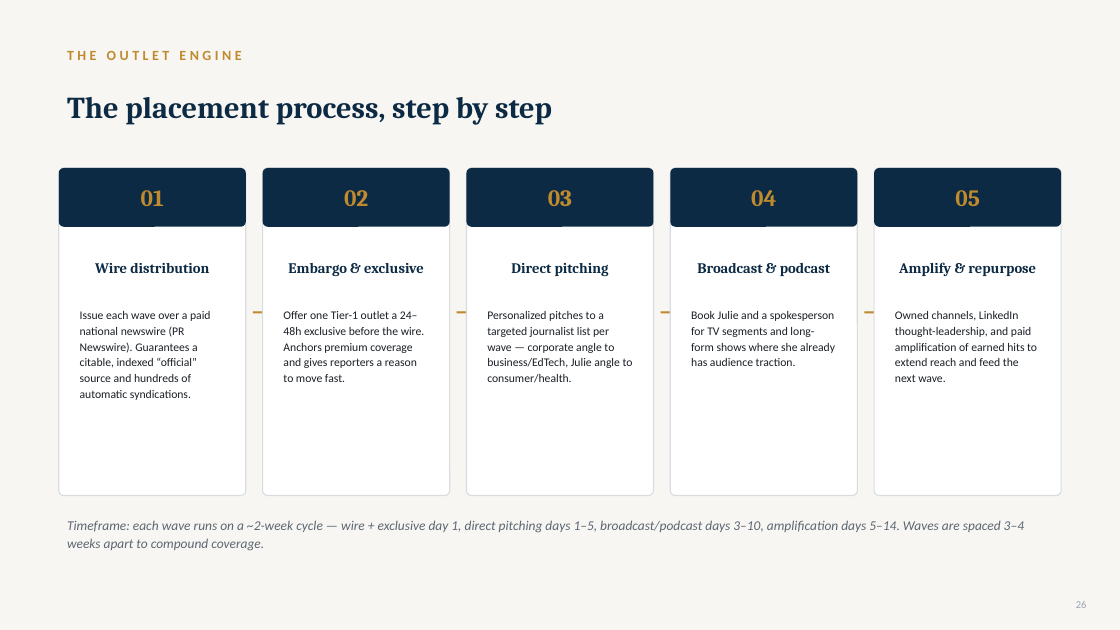
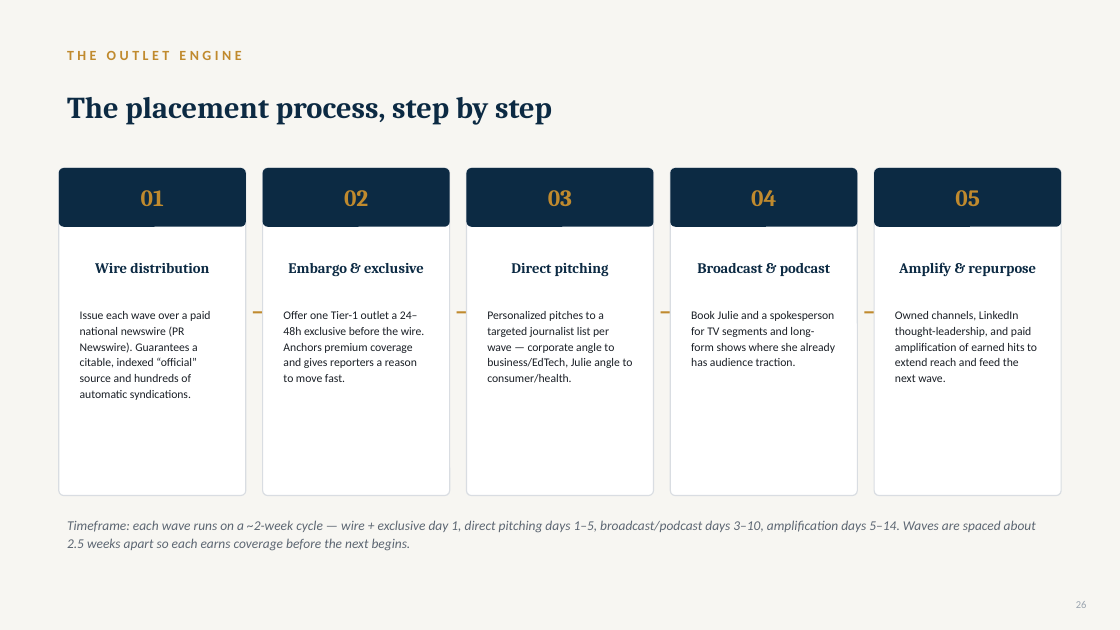
Before and after one commit to gitteromri-ux/eteacher-longevity-pr-campaign, a slide deck: slide 26 of eTeacher_Longevity_PR_Campaign.pptx. Drawn at 1120x630 pixels with LibreOffice and Linux fonts; fonts in the diff are those of the drawing. Boxes give left, top, right and bottom in pixels: in the first picture for what was removed or moved away, otherwise in the second. Text is boxed around its words. In the diff, an @@ line names an element or a change of style, - is before the commit and + after.

Commit message:
Audit fixes: resolve slide-26 timeframe contradiction (2.5wk), fix quote-box corner artifact on 10 slides, shorten slide-12 eyebrow to one line

```diff
--- a/eTeacher_Longevity_PR_Campaign.pptx
+++ b/eTeacher_Longevity_PR_Campaign.pptx
@@ text at (x1=67, y1=520, x2=1036, y2=551): text changed @@
-Timeframe: each wave runs on a ~2-week cycle — wire + exclusive day 1, direct pitching days 1–5, broadcast/podcast days 3–10, amplification days 5–14. Waves are spaced 3–4 weeks apart to compound coverage.
+Timeframe: each wave runs on a ~2-week cycle — wire + exclusive day 1, direct pitching days 1–5, broadcast/podcast days 3–10, amplification days 5–14. Waves are spaced about 2.5 weeks apart so each earns coverage before the next begins.
```
Also in this commit, not shown: 17 other slides changed.
